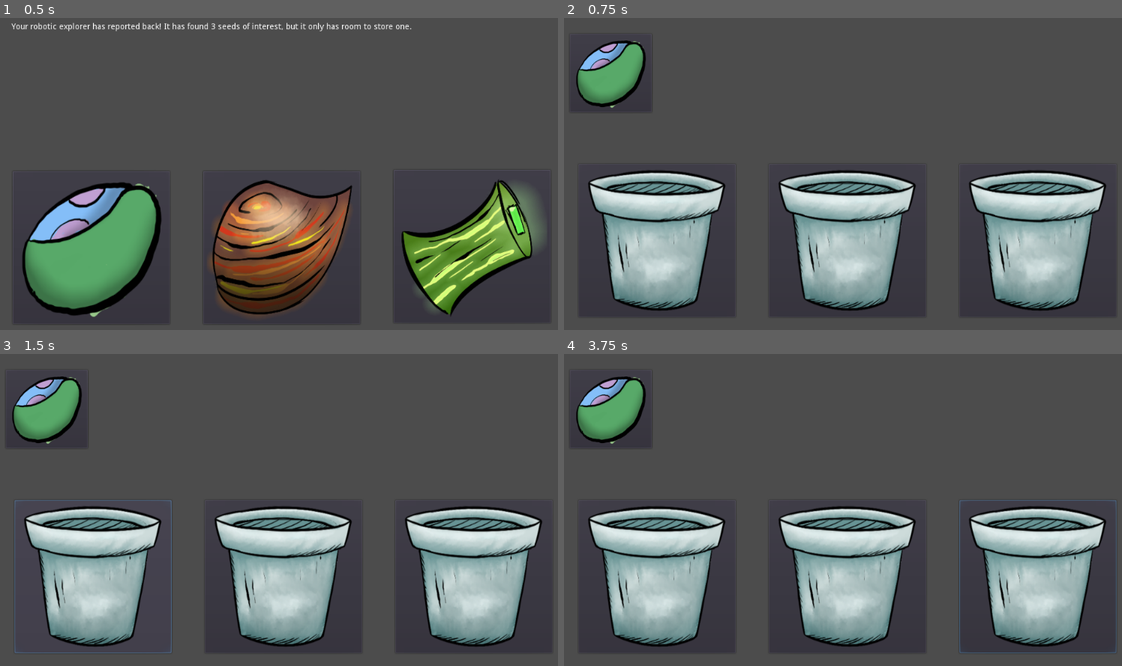
Above: before the commit, frames 1-4 (two rows, left to right).
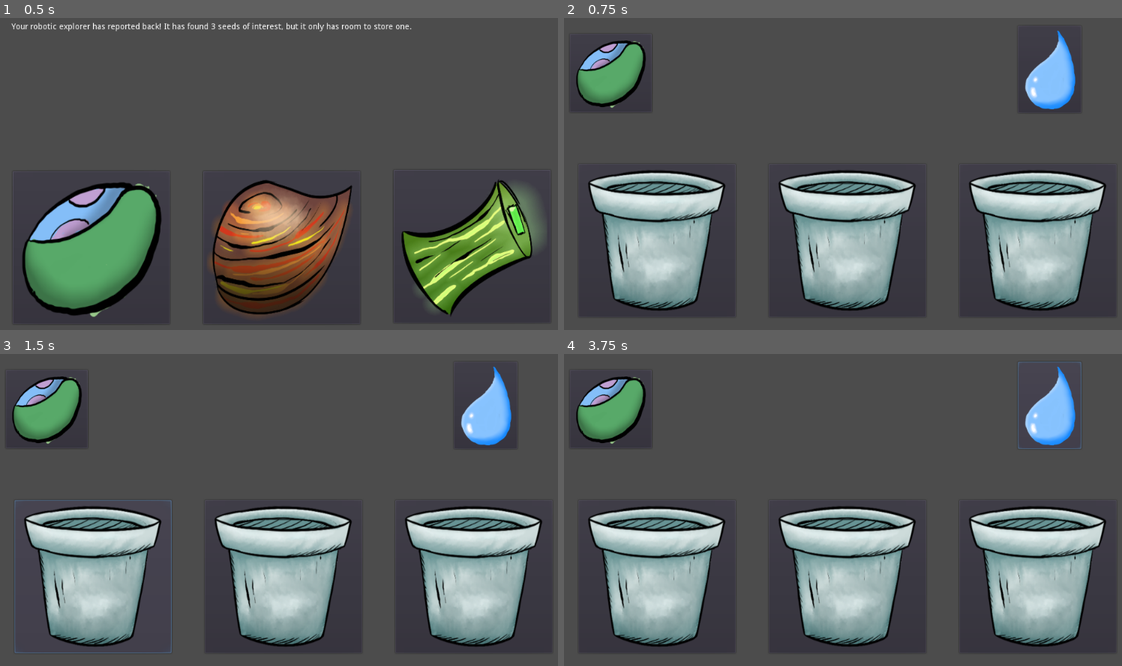
Above: after the commit, the same moments.

Repository: ArgosOfIthica/axil
Game: Godot game, scene res://Main.tscn
Same seed, same stepped clock (60 frames per second), same inputs: the game is played once before the commit and once after it. The engine's default icon, where the game draws it, is replaced by a stand-in: a white triangle on a blue panel in a dark square.
Inputs (mouse positions are in pixels of both pictures, inside the frame that each line leads up to):
- Up to frame 1 (0.5 s): no input
- Up to frame 2 (0.75 s): click (653, 248) at 0.5 s
- Up to frame 3 (1.5 s): click (94, 575) at 1.25 s
- Up to frame 4 (3.75 s): click (848, 575) at 2 s; click (1038, 575) at 2.75 s; click (1049, 407) at 3.52 s

Frame 1 is identical in both runs. In frame 2, 1.4% of the frame differs, in the area x 81-93%, y 4-31%; in frame 3, 1.4%; in frame 4, 1.7%, in the area x 70-100%, y 2-96%.

Commit message:
Add functionality for watering the plant

Diff:
--- a/Main.tscn
+++ b/Main.tscn
@@ -1,8 +1,10 @@
-[gd_scene load_steps=4 format=2]
+[gd_scene load_steps=6 format=2]
 
 [ext_resource path="res://Main.gd" type="Script" id=1]
 [ext_resource path="res://Choose.tscn" type="PackedScene" id=2]
 [ext_resource path="res://Spaceship.tscn" type="PackedScene" id=3]
+[ext_resource path="res://assets/shitwater.png" type="Texture" id=4]
+[ext_resource path="res://assets/Test Resolutions/shitwater96x143.png" type="Texture" id=5]
 
 [node name="Main" type="Node2D"]
 script = ExtResource( 1 )
@@ -16,6 +18,29 @@
 margin_top = -37.6272
 margin_right = 2.57123
 margin_bottom = -37.6272
+
+[node name="ThirstyPot1" type="Sprite" parent="Spaceship"]
+position = Vector2( 320.897, 260.566 )
+scale = Vector2( 0.148159, 0.167276 )
+texture = ExtResource( 4 )
+
+[node name="ThirstyPot2" type="Sprite" parent="Spaceship"]
+position = Vector2( 646.247, 260.566 )
+scale = Vector2( 0.148159, 0.167276 )
+texture = ExtResource( 4 )
+
+[node name="ThirstyPot3" type="Sprite" parent="Spaceship"]
+position = Vector2( 970.901, 262.782 )
+scale = Vector2( 0.148159, 0.167276 )
+texture = ExtResource( 4 )
+
+[node name="Button" type="Button" parent="Spaceship"]
+margin_left = 800.0
+margin_top = 63.0
+margin_right = 908.0
+margin_bottom = 212.0
+icon = ExtResource( 5 )
 [connection signal="kill_choose_plant_1" from="Choose" to="." method="_on_Choose_kill_choose_plant_1"]
 [connection signal="kill_choose_plant_2" from="Choose" to="." method="_on_Choose_kill_choose_plant_2"]
 [connection signal="kill_choose_plant_3" from="Choose" to="." method="_on_Choose_kill_choose_plant_3"]
+[connection signal="pressed" from="Spaceship/Button" to="Spaceship" method="_on_Water_pressed"]
--- a/Spaceship.gd
+++ b/Spaceship.gd
@@ -14,6 +14,9 @@
 
 func goto_spaceship():
 	prepare_ship_rendering()
+	$ThirstyPot1.hide()
+	$ThirstyPot2.hide()
+	$ThirstyPot3.hide()
 	show()
 
 func add_seedling(plant_object):
@@ -28,14 +31,20 @@
 func _on_Seed_pressed():
 	selected = "seed"
 
+func _on_Water_pressed():
+	selected = "water"
+
 func _on_Pot_1_pressed():
 	select_seed(1)
+	water_plant(1)
 
 func _on_Pot_2_pressed():
 	select_seed(2)
+	water_plant(2)
 
 func _on_Pot_3_pressed():
 	select_seed(3)
+	water_plant(3)
 
 func select_seed(pot):
 	if selected == "seed":
@@ -49,6 +58,16 @@
 		selected = null
 		prepare_ship_rendering()
 
+func water_plant(pot):
+	if selected == "water":
+		if pot == 1:
+			$ThirstyPot1.hide()
+		if pot == 2:
+			$ThirstyPot2.hide()
+		if pot == 3:
+			$ThirstyPot3.hide()
+		selected = null
+
 func prepare_ship_rendering():
 	if seedling != null:
 		$Seed.set_button_icon(load(seedling.seedling_image_path))
@@ -56,7 +75,10 @@
 		$Seed.set_button_icon(load("res://icon.png"))
 	if pot1 != null:
 		$Pot_1.set_button_icon(load(pot1.stage_2_image_path))
+		$ThirstyPot1.show()
 	if pot2 != null:
 		$Pot_2.set_button_icon(load(pot2.stage_2_image_path))
+		$ThirstyPot2.show()
 	if pot3 != null:
 		$Pot_3.set_button_icon(load(pot3.stage_2_image_path))
+		$ThirstyPot3.show()
Binary file added: assets/Test Resolutions/shitwater128x191.png
Not shown, added: assets/Test Resolutions/shitwater128x191.png.import
Binary file added: assets/Test Resolutions/shitwater96x143.png
Not shown, added: assets/Test Resolutions/shitwater96x143.png.import
